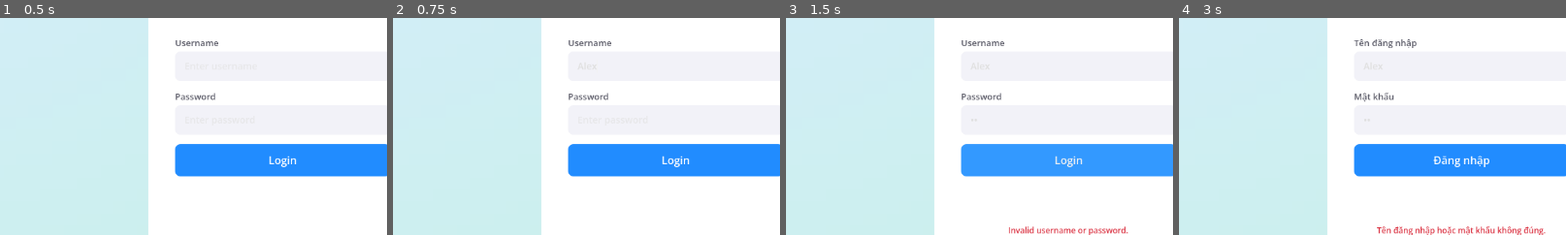
Above: before the commit, frames 1-4 (left to right).
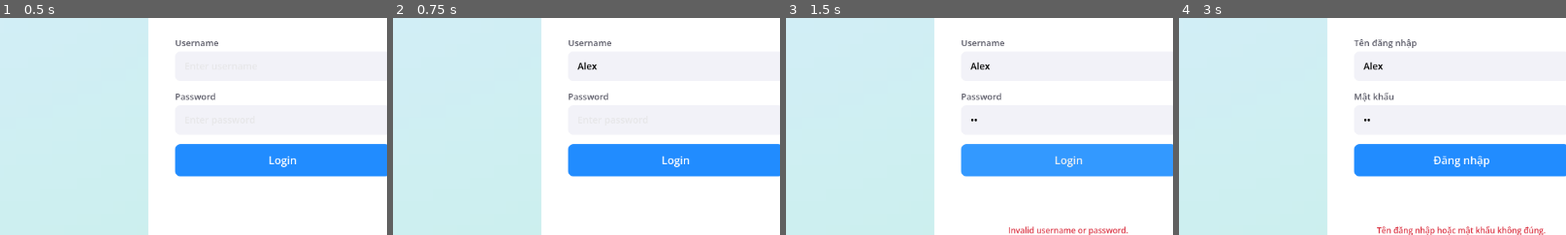
Above: after the commit, the same moments.

Repository: anv99-vn/code-game
Game: Godot game, scene res://scenes/main.tscn
The game is run twice, just before and just after one commit, with the same random seed, the same clock (stepped at 60 frames per second) and the same inputs.
Inputs (mouse positions are % of the whole screen's width and height, from its top left):
- Up to frame 1 (0.5 s): no input
- Up to frame 2 (0.75 s): click (50, 38) at 0.52 s; type "Alex" at 0.6 s
- Up to frame 3 (1.5 s): click (50, 51) at 0.75 s; type "12" at 0.83 s; click "Login" at 1.25 s
- Up to frame 4 (3 s): click "English" at 2 s; click "Tiếng Việt" at 2.75 s
The pictures show only the part of the screen within x 14-63%, y 27-77%; the shares and areas given below are measured in that part.

Frame 1 is identical in both runs. In frame 2, 0.1% of the frame differs, in the area x 47-53%, y 20-25%; in frame 3, 0.1%, in the area x 47-53%, y 20-48%; in frame 4, 0.1%.

Commit message:
fix: set LineEdit font color to black, remove test scenes

Diff:
--- a/project.godot
+++ b/project.godot
@@ -27,6 +27,33 @@
 
 enabled=PackedStringArray("res://addons/godot_mcp/plugin.cfg")
 
+[input]
+
+move_left={
+"deadzone": 0.5,
+"events": Array[InputEvent]([Object(InputEventKey,"resource_local_to_scene":false,"resource_name":"","device":16,"window_id":0,"alt_pressed":false,"shift_pressed":false,"ctrl_pressed":false,"meta_pressed":false,"pressed":false,"keycode":0,"physical_keycode":65,"key_label":0,"unicode":0,"location":0,"echo":false,"script":null)
+, Object(InputEventKey,"resource_local_to_scene":false,"resource_name":"","device":16,"window_id":0,"alt_pressed":false,"shift_pressed":false,"ctrl_pressed":false,"meta_pressed":false,"pressed":false,"keycode":0,"physical_keycode":4194319,"key_label":0,"unicode":0,"location":0,"echo":false,"script":null)
+])
+}
+move_right={
+"deadzone": 0.5,
+"events": Array[InputEvent]([Object(InputEventKey,"resource_local_to_scene":false,"resource_name":"","device":16,"window_id":0,"alt_pressed":false,"shift_pressed":false,"ctrl_pressed":false,"meta_pressed":false,"pressed":false,"keycode":0,"physical_keycode":68,"key_label":0,"unicode":0,"location":0,"echo":false,"script":null)
+, Object(InputEventKey,"resource_local_to_scene":false,"resource_name":"","device":16,"window_id":0,"alt_pressed":false,"shift_pressed":false,"ctrl_pressed":false,"meta_pressed":false,"pressed":false,"keycode":0,"physical_keycode":4194321,"key_label":0,"unicode":0,"location":0,"echo":false,"script":null)
+])
+}
+move_up={
+"deadzone": 0.5,
+"events": Array[InputEvent]([Object(InputEventKey,"resource_local_to_scene":false,"resource_name":"","device":16,"window_id":0,"alt_pressed":false,"shift_pressed":false,"ctrl_pressed":false,"meta_pressed":false,"pressed":false,"keycode":0,"physical_keycode":87,"key_label":0,"unicode":0,"location":0,"echo":false,"script":null)
+, Object(InputEventKey,"resource_local_to_scene":false,"resource_name":"","device":16,"window_id":0,"alt_pressed":false,"shift_pressed":false,"ctrl_pressed":false,"meta_pressed":false,"pressed":false,"keycode":0,"physical_keycode":4194320,"key_label":0,"unicode":0,"location":0,"echo":false,"script":null)
+])
+}
+move_down={
+"deadzone": 0.5,
+"events": Array[InputEvent]([Object(InputEventKey,"resource_local_to_scene":false,"resource_name":"","device":16,"window_id":0,"alt_pressed":false,"shift_pressed":false,"ctrl_pressed":false,"meta_pressed":false,"pressed":false,"keycode":0,"physical_keycode":83,"key_label":0,"unicode":0,"location":0,"echo":false,"script":null)
+, Object(InputEventKey,"resource_local_to_scene":false,"resource_name":"","device":16,"window_id":0,"alt_pressed":false,"shift_pressed":false,"ctrl_pressed":false,"meta_pressed":false,"pressed":false,"keycode":0,"physical_keycode":4194322,"key_label":0,"unicode":0,"location":0,"echo":false,"script":null)
+])
+}
+
 [internationalization]
 
 locale/translations=["res://translations/translations.en.translation", "res://translations/translations.vi.translation"]
--- a/scenes/input_test.tscn
+++ /dev/null
@@ -1,13 +0,0 @@
-[gd_scene format=3 uid="uid://bo8rao1uysxen"]
-
-[node name="Main" type="Control" unique_id=1556559185]
-layout_mode = 3
-anchors_preset = 0
-
-[node name="LineEdit" type="LineEdit" parent="." unique_id=183449359]
-layout_mode = 0
-offset_left = 426.0
-offset_top = 274.0
-offset_right = 726.0
-offset_bottom = 314.0
-placeholder_text = "Type here..."
--- a/scenes/login.tscn
+++ b/scenes/login.tscn
@@ -127,6 +127,7 @@
 offset_bottom = -54.0
 grow_horizontal = 2
 grow_vertical = 2
+theme_override_colors/font_color = Color(0, 0, 0, 1)
 theme_override_font_sizes/font_size = 14
 theme_override_styles/normal = SubResource("5")
 theme_override_styles/focus = SubResource("5")
@@ -163,6 +164,7 @@
 offset_bottom = 26.0
 grow_horizontal = 2
 grow_vertical = 2
+theme_override_colors/font_color = Color(0, 0, 0, 1)
 theme_override_font_sizes/font_size = 14
 theme_override_styles/normal = SubResource("5")
 theme_override_styles/focus = SubResource("5")
Not shown, added: AGENTS.md
